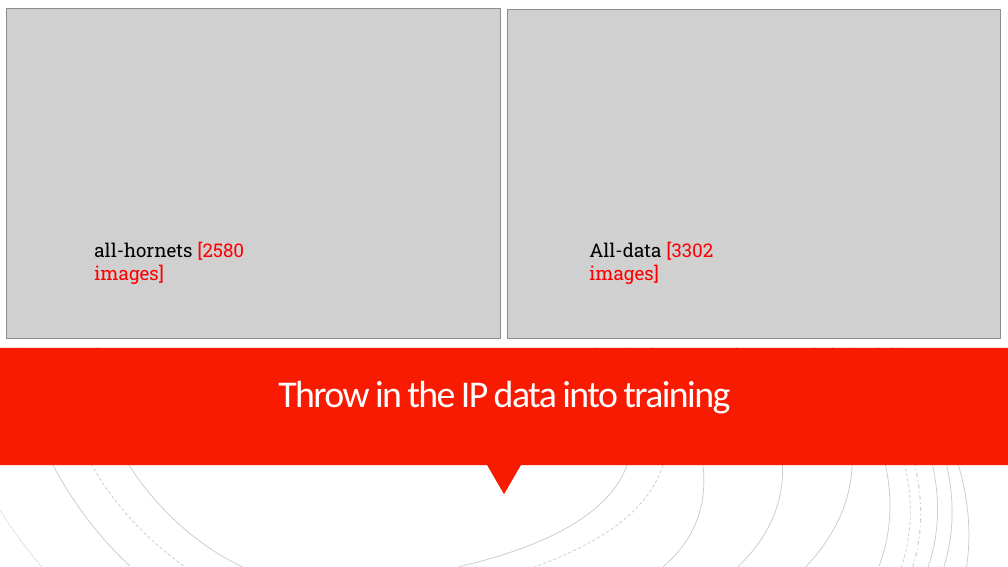
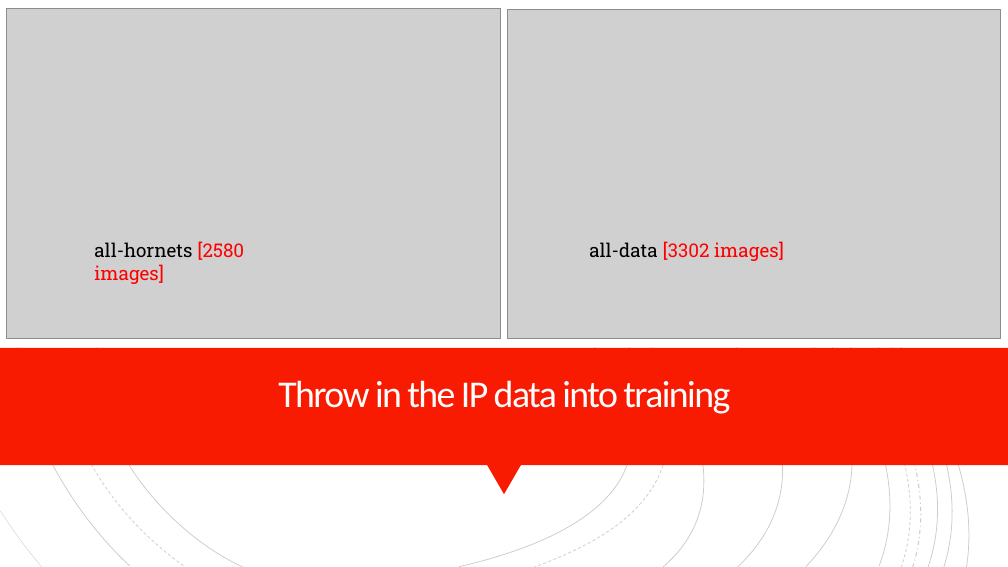
Before and after one commit to andrw3000/vespai, a slide deck: slide 13 of manuals/slides/slides-220912-results/VespAI-results.pptx. Drawn at 1008x567 pixels with LibreOffice and Linux fonts; fonts in the diff are those of the drawing; grey boxes stand for pictures. Boxes give left, top, right and bottom in pixels: in the first picture for what was removed or moved away, otherwise in the second. Text is boxed around its words. In the diff, an @@ line names an element or a change of style, - is before the commit and + after.

```diff
--- a/manuals/slides/slides-220912-results/VespAI-results.pptx
+++ b/manuals/slides/slides-220912-results/VespAI-results.pptx
@@ text at box(589, 241, 784, 261): text changed @@
-All-data [3302 images]
+all-data [3302 images]
```
Also in this commit, not shown: 3 other slides changed, 1 other file.
